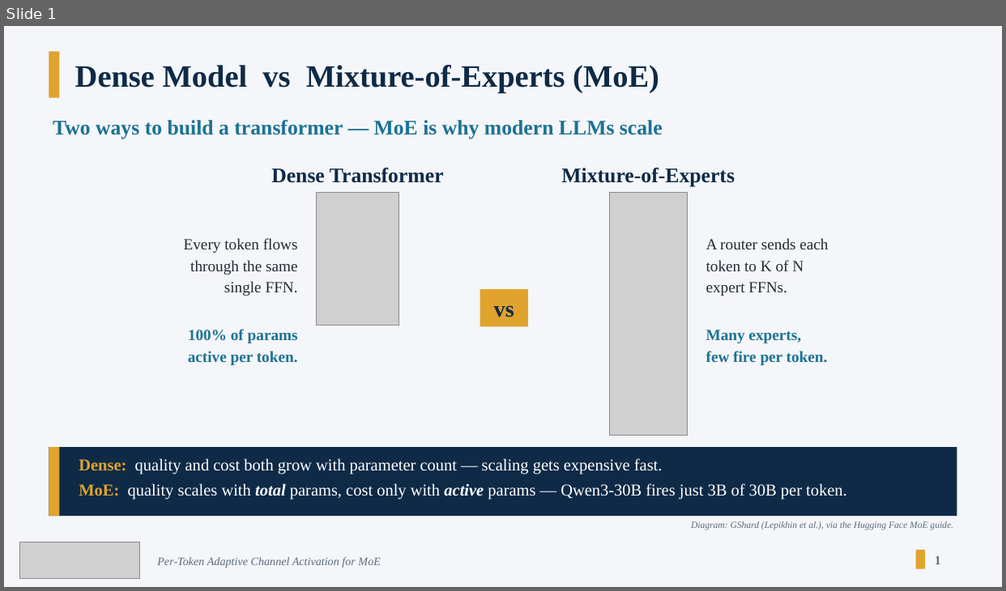
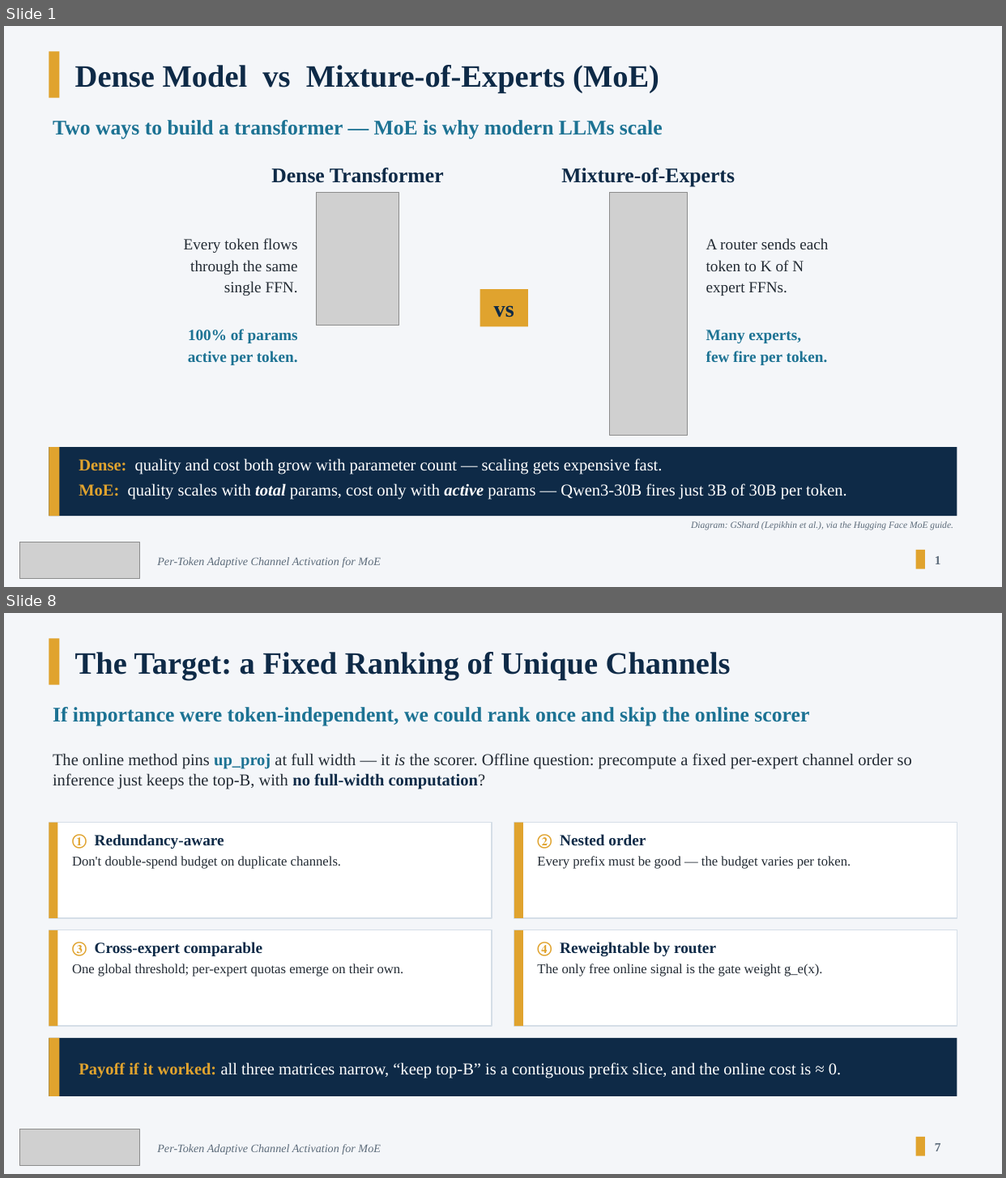
Before and after one commit to olokevin/moe-compression, a slide deck: docs/presentation/Yequan_26_Intro.pptx. Shown one above the other, each under a label of ours: slide 1 before the commit, slides 1 and 8 after it; the slides between them are not shown. The pictures are 1006x591 and 1006x1178 pixels, drawn with LibreOffice and Linux fonts; fonts in the diff are those of the drawing; grey boxes stand for pictures. Boxes give left, top, right and bottom in pixels: in the first picture for what was removed or moved away, otherwise in the second. Text is boxed around its words. In the diff, an @@ line names an element or a change of style, - is before the commit and + after.

```diff
--- a/docs/presentation/Yequan_26_Intro.pptx
+++ b/docs/presentation/Yequan_26_Intro.pptx
@@ slide 8 added at (4, 613, 1002, 1174), background #F4F6F9 @@
@@ rectangle added at (49, 638, 59, 685), fill #E0A32E @@
@@ text added at (75, 652, 731, 680), 30 pt, text #0E2A47, bold @@
+The Target: a Fixed Ranking of Unique Channels
@@ text added at (53, 707, 809, 726), 20 pt, text #1C7293, bold @@
+If importance were token-independent, we could rank once and skip the online scorer
@@ text added at (53, 753, 912, 790), 16 pt, text #222A33 @@
+The online method pins up_proj at full width — it is the scorer. Offline question: precompute a fixed per-expert channel order so inference just keeps the top-B, with no full-width computation?
@@ rectangle added at (49, 823, 492, 918), fill #FFFFFF, outline #D5DEE7 1 pt @@
@@ rectangle added at (49, 823, 58, 918), fill #E0A32E @@
@@ rectangle added at (514, 823, 957, 918), fill #FFFFFF, outline #D5DEE7 1 pt @@
@@ rectangle added at (514, 823, 523, 918), fill #E0A32E @@
@@ text added at (72, 834, 341, 869), 13 pt, text #222A33 @@
+① Redundancy-aware
+Don't double-spend budget on duplicate channels.
@@ text added at (537, 834, 850, 869), 13 pt, text #222A33 @@
+② Nested order
+Every prefix must be good — the budget varies per token.
@@ rectangle added at (49, 931, 492, 1026), fill #FFFFFF, outline #D5DEE7 1 pt @@
@@ rectangle added at (49, 931, 58, 1026), fill #E0A32E @@
@@ text added at (72, 942, 404, 977), 13 pt, text #222A33 @@
+③ Cross-expert comparable
+One global threshold; per-expert quotas emerge on their own.
@@ rectangle added at (514, 931, 957, 1026), fill #FFFFFF, outline #D5DEE7 1 pt @@
@@ rectangle added at (514, 931, 523, 1026), fill #E0A32E @@
@@ text added at (537, 942, 823, 977), 13 pt, text #222A33 @@
+④ Reweightable by router
+The only free online signal is the gate weight g_e(x).
@@ rectangle added at (49, 1038, 957, 1097), fill #0E2A47 @@
@@ rectangle added at (49, 1038, 59, 1097), fill #E0A32E @@
@@ text added at (79, 1063, 841, 1079), 16 pt, text #FFFFFF @@
+Payoff if it worked: all three matrices narrow, “keep top-B” is a contiguous prefix slice, and the online cost is ≈ 0.
@@ picture added at (19, 1130, 139, 1165) @@
@@ text added at (157, 1144, 380, 1155), 11 pt, text #5C6B7A, italic @@
+Per-Token Adaptive Channel Activation for MoE
@@ rectangle added at (916, 1137, 925, 1157), fill #E0A32E @@
@@ text added at (935, 1144, 941, 1152), 12 pt, text #5C6B7A, bold @@
+7
```
Also in this commit, not shown: 1 slide changed, 11 other slides added, 39 other files.
